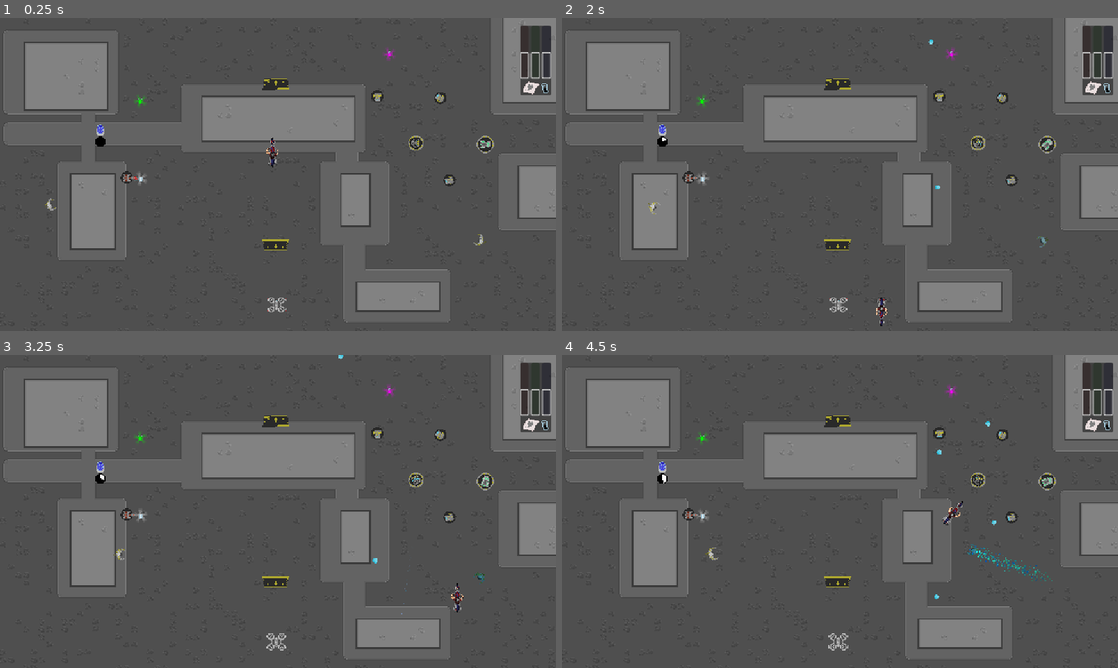
Above: before the commit, frames 1-4 (two rows, left to right).
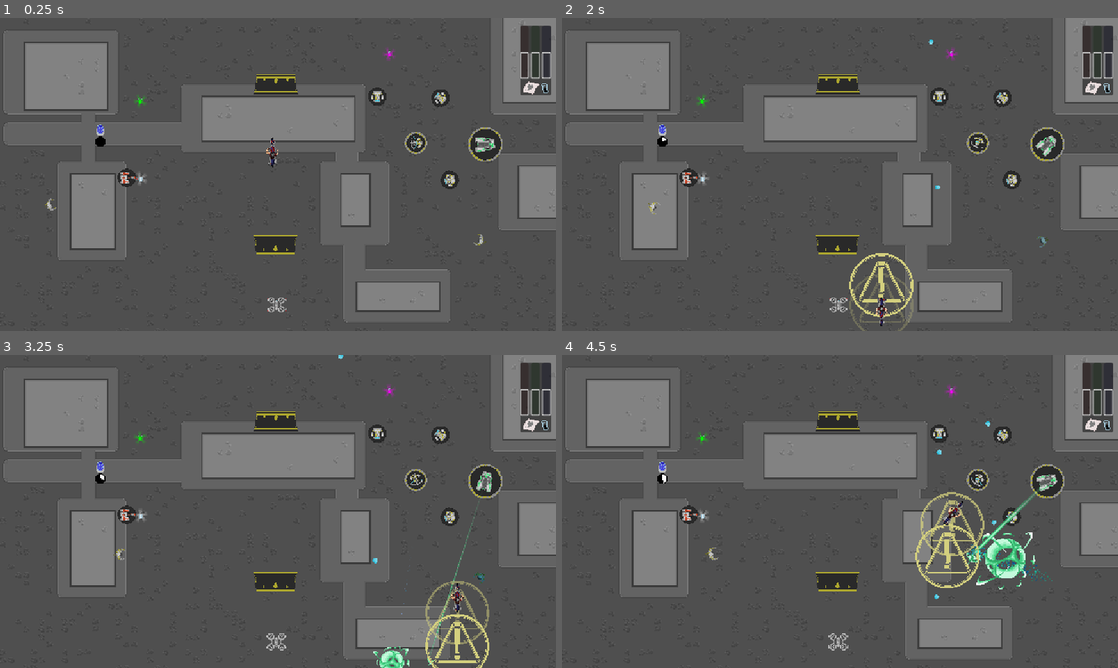
Above: after the commit, the same moments.

Repository: IwailerI/micro-jam-colors
Game: Godot game, scene res://scenes/level/level_revamp.tscn
The game is run twice, just before and just after one commit, with the same random seed, the same clock (stepped at 60 frames per second) and the same inputs. This scene is started directly instead of the project's main scene.
Inputs:
- Up to frame 1 (0.25 s): no input
- Up to frame 2 (2 s): hold D (movement_right) 0.53-1.28 s; hold Space (throttle) 0.53-1.28 s; hold S (movement_down) from 1.28 s (still down); tap Space (throttle) at 1.35 s
- Up to frame 3 (3.25 s): release S (movement_down) at 2.03 s; hold D (movement_right) 2.03-2.78 s; hold Space (throttle) 2.03-2.78 s; hold W (movement_up) from 2.78 s (still down); tap Space (throttle) at 2.85 s
- Up to frame 4 (4.5 s): release W (movement_up) at 3.53 s; hold Space (throttle) 3.53-4.28 s; hold A (movement_left) from 3.53 s (still down); tap Space (throttle) at 4.35 s

The runs differ from the first frame. In frame 1, 1.9% of the frame differs, in the area x 21-91%, y 18-76%; in frame 2, 2.8%; in frame 3, 3.1%; in frame 4, 3.7%.

Commit message:
implemented new art and pixel perfect guns

Diff:
--- a/objects/catapult/catapult.tscn
+++ b/objects/catapult/catapult.tscn
@@ -6,23 +6,23 @@
 
 [sub_resource type="AtlasTexture" id="AtlasTexture_akbj1"]
 atlas = ExtResource("2_iga2m")
-region = Rect2(0, 0, 37, 30)
+region = Rect2(0, 0, 72, 64)
 
 [sub_resource type="AtlasTexture" id="AtlasTexture_knavd"]
 atlas = ExtResource("2_iga2m")
-region = Rect2(0, 0, 37, 30)
+region = Rect2(0, 0, 72, 64)
 
 [sub_resource type="AtlasTexture" id="AtlasTexture_51imq"]
 atlas = ExtResource("2_iga2m")
-region = Rect2(0, 30, 37, 30)
+region = Rect2(0, 64, 72, 64)
 
 [sub_resource type="AtlasTexture" id="AtlasTexture_58pu4"]
 atlas = ExtResource("2_iga2m")
-region = Rect2(0, 60, 37, 30)
+region = Rect2(0, 128, 72, 64)
 
 [sub_resource type="AtlasTexture" id="AtlasTexture_uhkjw"]
 atlas = ExtResource("2_iga2m")
-region = Rect2(0, 90, 37, 30)
+region = Rect2(0, 192, 72, 64)
 
 [sub_resource type="SpriteFrames" id="SpriteFrames_n7f8j"]
 animations = [{
@@ -53,7 +53,7 @@
 }]
 
 [sub_resource type="CircleShape2D" id="CircleShape2D_3h4q7"]
-radius = 9.0
+radius = 24.0208
 
 [node name="Catapult" type="StaticBody2D"]
 script = ExtResource("1_t8e78")
@@ -66,6 +66,7 @@
 
 [node name="Gun" type="AnimatedSprite2D" parent="."]
 sprite_frames = SubResource("SpriteFrames_n7f8j")
+animation = &"shoot"
 autoplay = "default"
 offset = Vector2(3.5, 0)
 
--- a/objects/flamethrower/flamethrower.tscn
+++ b/objects/flamethrower/flamethrower.tscn
@@ -4,9 +4,6 @@
 [ext_resource type="Script" path="res://objects/flamethrower/cpu_particles_2d.gd" id="2_reqsw"]
 [ext_resource type="Script" uid="uid://q7w0gxkt2dwi" path="res://objects/flamethrower/damage_area.gd" id="2_vmihf"]
 [ext_resource type="Texture2D" uid="uid://c3fwtfvjs77j0" path="res://assets/flamethrower.png" id="3_reqsw"]
-
-[sub_resource type="CircleShape2D" id="CircleShape2D_7gg7v"]
-radius = 16.0
 
 [sub_resource type="Gradient" id="Gradient_rq011"]
 offsets = PackedFloat32Array(0, 0.186667, 0.793333, 1)
@@ -20,48 +17,45 @@
 radius = 8.0
 height = 68.0
 
-[sub_resource type="AtlasTexture" id="AtlasTexture_reqsw"]
-atlas = ExtResource("3_reqsw")
-region = Rect2(0, 0, 30, 25)
-
 [sub_resource type="AtlasTexture" id="AtlasTexture_7vxil"]
 atlas = ExtResource("3_reqsw")
-region = Rect2(0, 0, 30, 25)
+region = Rect2(0, 0, 38, 38)
 
 [sub_resource type="AtlasTexture" id="AtlasTexture_fyhsy"]
 atlas = ExtResource("3_reqsw")
-region = Rect2(0, 25, 30, 25)
+region = Rect2(0, 0, 38, 38)
 
 [sub_resource type="AtlasTexture" id="AtlasTexture_526no"]
 atlas = ExtResource("3_reqsw")
-region = Rect2(0, 50, 30, 25)
+region = Rect2(0, 38, 38, 38)
 
 [sub_resource type="AtlasTexture" id="AtlasTexture_djj0v"]
 atlas = ExtResource("3_reqsw")
-region = Rect2(0, 75, 30, 25)
+region = Rect2(0, 76, 38, 38)
 
 [sub_resource type="AtlasTexture" id="AtlasTexture_2choq"]
 atlas = ExtResource("3_reqsw")
-region = Rect2(0, 100, 30, 25)
+region = Rect2(0, 114, 38, 38)
 
 [sub_resource type="AtlasTexture" id="AtlasTexture_32hop"]
 atlas = ExtResource("3_reqsw")
-region = Rect2(0, 125, 30, 25)
+region = Rect2(0, 152, 38, 38)
+
+[sub_resource type="AtlasTexture" id="AtlasTexture_cn4tg"]
+atlas = ExtResource("3_reqsw")
+region = Rect2(0, 190, 38, 38)
 
 [sub_resource type="SpriteFrames" id="SpriteFrames_cn4tg"]
 animations = [{
 "frames": [{
 "duration": 1.0,
-"texture": SubResource("AtlasTexture_reqsw")
+"texture": SubResource("AtlasTexture_7vxil")
 }],
 "loop": true,
 "name": &"default",
 "speed": 5.0
 }, {
 "frames": [{
-"duration": 1.0,
-"texture": SubResource("AtlasTexture_7vxil")
-}, {
 "duration": 1.0,
 "texture": SubResource("AtlasTexture_fyhsy")
 }, {
@@ -76,11 +70,17 @@
 }, {
 "duration": 1.0,
 "texture": SubResource("AtlasTexture_32hop")
+}, {
+"duration": 1.0,
+"texture": SubResource("AtlasTexture_cn4tg")
 }],
 "loop": false,
 "name": &"fire",
 "speed": 6.0
 }]
+
+[sub_resource type="CircleShape2D" id="CircleShape2D_7gg7v"]
+radius = 16.0
 
 [node name="Flamethrower" type="StaticBody2D"]
 collision_layer = 2
@@ -89,9 +89,6 @@
 shooting_time = 5.0
 cooldown_time = 5.0
 preprocess_time = 0.5
-
-[node name="CollisionShape2D" type="CollisionShape2D" parent="."]
-shape = SubResource("CircleShape2D_7gg7v")
 
 [node name="Timer" type="Timer" parent="."]
 
@@ -120,8 +117,9 @@
 
 [node name="Sprite" type="AnimatedSprite2D" parent="."]
 sprite_frames = SubResource("SpriteFrames_cn4tg")
-animation = &"fire"
 autoplay = "default"
-offset = Vector2(2.5, 0)
+
+[node name="CollisionShape2D" type="CollisionShape2D" parent="."]
+shape = SubResource("CircleShape2D_7gg7v")
 
 [connection signal="body_entered" from="DamageArea" to="DamageArea" method="_on_body_entered"]
--- a/objects/palette/default.tres
+++ b/objects/palette/default.tres
@@ -4,11 +4,11 @@
 
 [resource]
 script = ExtResource("1_5pwqw")
-c = Color(0, 1, 1, 1)
-m = Color(1, 0, 1, 1)
-y = Color(1, 1, 0, 1)
-cm = Color(0, 0, 1, 1)
-cy = Color(0, 1, 0, 1)
-my = Color(1, 0, 0, 1)
-cmy = Color(0, 0, 0, 1)
+r = Color(1, 0, 0, 1)
+g = Color(0, 1, 0, 1)
+b = Color(0, 0, 1, 1)
+rg = Color(1, 1, 0, 1)
+gb = Color(0, 1, 1, 1)
+rb = Color(1, 0, 1, 1)
+rgb = Color(1, 1, 1, 1)
 metadata/_custom_type_script = "uid://cp04ky8p4hvl0"
--- a/objects/ramp/ramp.tscn
+++ b/objects/ramp/ramp.tscn
@@ -4,13 +4,13 @@
 [ext_resource type="Texture2D" uid="uid://c3a1uc6mhaao2" path="res://assets/ramp.png" id="2_u5fcm"]
 
 [sub_resource type="RectangleShape2D" id="RectangleShape2D_m1r73"]
-size = Vector2(58, 5.5)
+size = Vector2(92, 5.5)
 
 [sub_resource type="RectangleShape2D" id="RectangleShape2D_u5fcm"]
-size = Vector2(20.5083, 4.09808)
+size = Vector2(39.2541, 4.09808)
 
 [sub_resource type="RectangleShape2D" id="RectangleShape2D_xbh34"]
-size = Vector2(42, 11)
+size = Vector2(76, 35)
 
 [node name="Ramp" type="StaticBody2D"]
 collision_layer = 2
@@ -21,18 +21,18 @@
 texture = ExtResource("2_u5fcm")
 
 [node name="CollisionShape2D" type="CollisionShape2D" parent="."]
-position = Vector2(0, -9.25)
+position = Vector2(0, -18)
 shape = SubResource("RectangleShape2D_m1r73")
 one_way_collision = true
 
 [node name="CollisionShape2D2" type="CollisionShape2D" parent="."]
-position = Vector2(24, -1)
+position = Vector2(39, 0)
 rotation = 1.57079
 shape = SubResource("RectangleShape2D_u5fcm")
 one_way_collision = true
 
 [node name="CollisionShape2D3" type="CollisionShape2D" parent="."]
-position = Vector2(-24, -1)
+position = Vector2(-39, 0)
 rotation = -1.57079
 shape = SubResource("RectangleShape2D_u5fcm")
 one_way_collision = true
@@ -42,6 +42,6 @@
 monitorable = false
 
 [node name="CollisionShape2D" type="CollisionShape2D" parent="Trigger"]
-position = Vector2(0, -0.5)
+position = Vector2(0, 1.5)
 shape = SubResource("RectangleShape2D_xbh34")
 debug_color = Color(0, 0.951565, 0.678064, 0.42)
--- a/objects/shooting_towers/canon/canon.tscn
+++ b/objects/shooting_towers/canon/canon.tscn
@@ -6,19 +6,19 @@
 
 [sub_resource type="AtlasTexture" id="AtlasTexture_em26g"]
 atlas = ExtResource("3_em26g")
-region = Rect2(0, 0, 25, 25)
+region = Rect2(0, 0, 38, 38)
 
 [sub_resource type="AtlasTexture" id="AtlasTexture_bhxjg"]
 atlas = ExtResource("3_em26g")
-region = Rect2(0, 0, 25, 25)
+region = Rect2(0, 0, 38, 38)
 
 [sub_resource type="AtlasTexture" id="AtlasTexture_dwnsn"]
 atlas = ExtResource("3_em26g")
-region = Rect2(0, 25, 25, 25)
+region = Rect2(0, 38, 38, 38)
 
 [sub_resource type="AtlasTexture" id="AtlasTexture_qv5a6"]
 atlas = ExtResource("3_em26g")
-region = Rect2(0, 50, 25, 25)
+region = Rect2(0, 76, 38, 38)
 
 [sub_resource type="SpriteFrames" id="SpriteFrames_fl14p"]
 animations = [{
--- a/objects/shooting_towers/crossbow/crossbow.tscn
+++ b/objects/shooting_towers/crossbow/crossbow.tscn
@@ -6,35 +6,35 @@
 
 [sub_resource type="AtlasTexture" id="AtlasTexture_bsvto"]
 atlas = ExtResource("3_bsvto")
-region = Rect2(0, 0, 25, 25)
+region = Rect2(0, 0, 38, 38)
 
 [sub_resource type="AtlasTexture" id="AtlasTexture_3jjmo"]
 atlas = ExtResource("3_bsvto")
-region = Rect2(0, 0, 25, 25)
+region = Rect2(0, 0, 38, 38)
 
 [sub_resource type="AtlasTexture" id="AtlasTexture_0l0c1"]
 atlas = ExtResource("3_bsvto")
-region = Rect2(0, 25, 25, 25)
+region = Rect2(0, 38, 38, 38)
 
 [sub_resource type="AtlasTexture" id="AtlasTexture_h1fdq"]
 atlas = ExtResource("3_bsvto")
-region = Rect2(0, 50, 25, 25)
+region = Rect2(0, 76, 38, 38)
 
 [sub_resource type="AtlasTexture" id="AtlasTexture_l5xsi"]
 atlas = ExtResource("3_bsvto")
-region = Rect2(0, 75, 25, 25)
+region = Rect2(0, 114, 38, 38)
 
 [sub_resource type="AtlasTexture" id="AtlasTexture_0upl7"]
 atlas = ExtResource("3_bsvto")
-region = Rect2(0, 100, 25, 25)
+region = Rect2(0, 152, 38, 38)
 
 [sub_resource type="AtlasTexture" id="AtlasTexture_h0he4"]
 atlas = ExtResource("3_bsvto")
-region = Rect2(0, 125, 25, 25)
+region = Rect2(0, 190, 38, 38)
 
 [sub_resource type="AtlasTexture" id="AtlasTexture_ylnwt"]
 atlas = ExtResource("3_bsvto")
-region = Rect2(0, 150, 25, 25)
+region = Rect2(0, 228, 38, 38)
 
 [sub_resource type="SpriteFrames" id="SpriteFrames_3jjmo"]
 animations = [{
--- a/scenes/level/level_revamp.tscn
+++ b/scenes/level/level_revamp.tscn
@@ -616,7 +616,7 @@
 
 [node name="Ramp2" parent="Tileset" instance=ExtResource("10_gmqnj")]
 position = Vector2(571, 136)
-rotation = 3.11704
+rotation = 3.14159
 
 [node name="Pickups" type="Node2D" parent="."]
 
@@ -656,6 +656,8 @@
 
 [node name="Catapult" parent="Hazards" instance=ExtResource("8_3dtxm")]
 position = Vector2(1005, 261)
+cooldown = 0.2
+preempt_player = false
 
 [node name="Crossbow" parent="Hazards" instance=ExtResource("9_j44qt")]
 position = Vector2(861, 258)
Binary file changed: art/RGB.aseprite
Binary file changed: assets/bfg.png
Binary file changed: assets/bfg_base.png
Binary file changed: assets/canon.png
Binary file changed: assets/crossbow.png
Binary file changed: assets/flamethrower.png
Binary file changed: assets/gun_base.png
Binary file changed: assets/ramp.png
